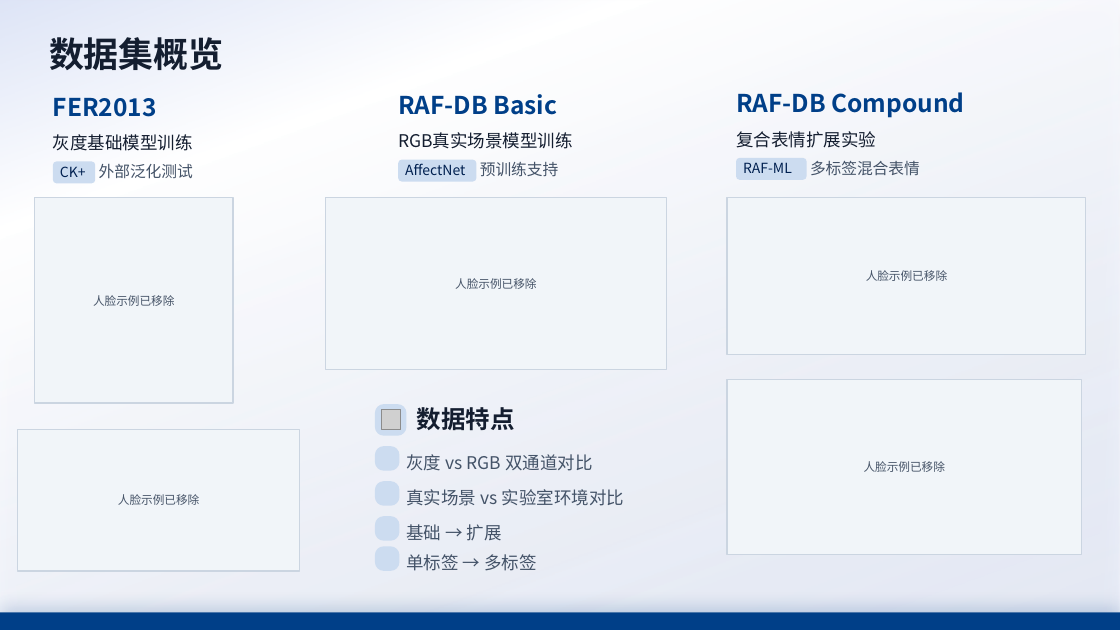
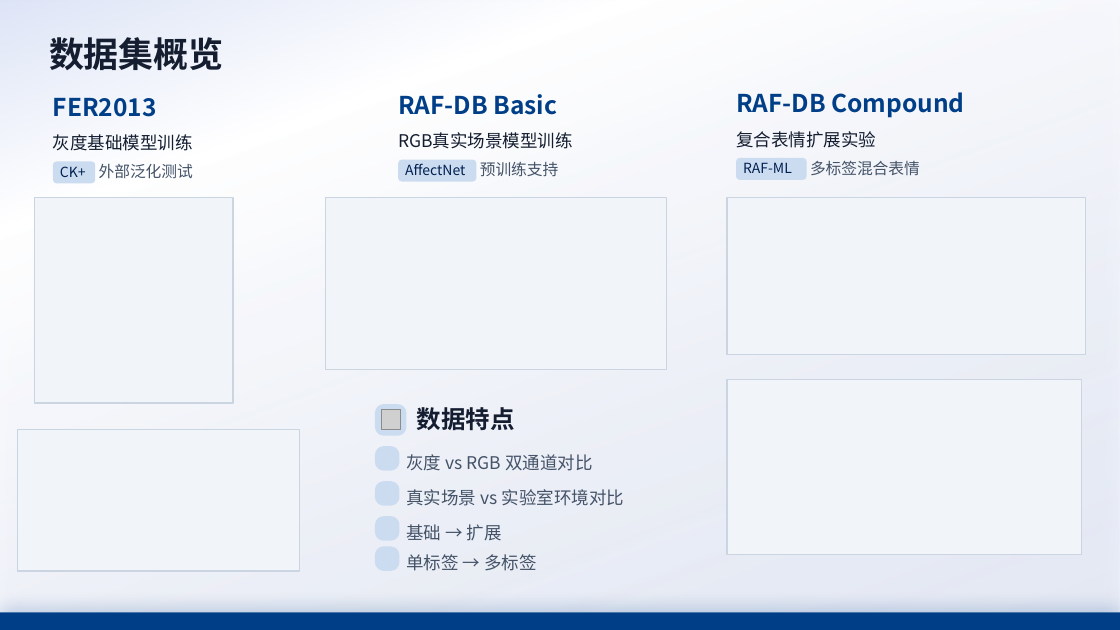
Before and after one commit to softRepo/ISEE-coursework, a slide deck: slide 3 of 人工智能/人脸表情识别/docs/presentation.pptx. Drawn at 1120x630 pixels with LibreOffice and Linux fonts; fonts in the diff are those of the drawing; grey boxes stand for pictures; background and template pictures are left out. Boxes give left, top, right and bottom in pixels: in the first picture for what was removed or moved away, otherwise in the second. Text is boxed around its words. In the diff, an @@ line names an element or a change of style, - is before the commit and + after.

Commit message:
Streamline project documentation and presentation text

```diff
--- a/人工智能/人脸表情识别/docs/presentation.pptx
+++ b/人工智能/人脸表情识别/docs/presentation.pptx
@@ text in rectangle at [93, 295, 174, 306]: text removed @@
-人脸示例已移除
@@ text in rectangle at [455, 278, 536, 289]: text removed @@
-人脸示例已移除
@@ text in rectangle at [866, 270, 947, 281]: text removed @@
-人脸示例已移除
@@ text in rectangle at [864, 461, 945, 472]: text removed @@
-人脸示例已移除
@@ text in rectangle at [118, 494, 199, 505]: text removed @@
-人脸示例已移除
```
Also in this commit, not shown: 1 other slide changed, 19 other files.
